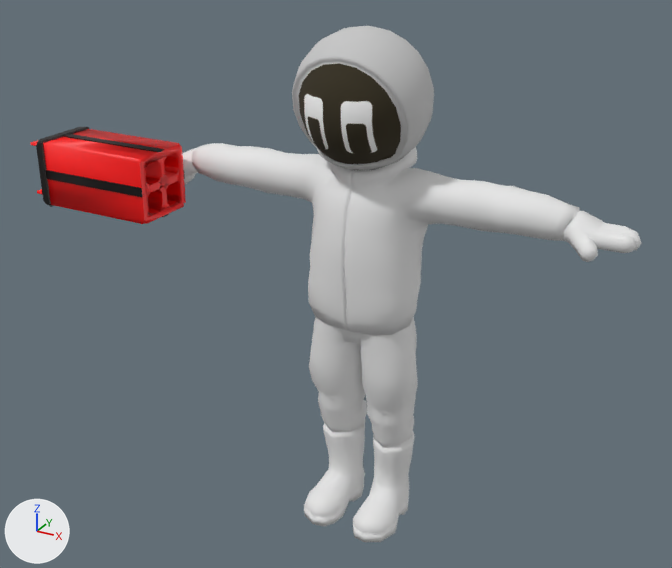
The FBX model Astromega/Assets/ra00.fbx as it was, and as the next commit left it.
One viewpoint serves both versions: a 50 mm lens placed at (6.26, -12.31, 10.39), pointed at (-0.53, 0.03, 4.22). The axes (+X, +Y, +Z) are drawn at lower left. The lights are the same throughout. The first picture is the older version. Where no turn or scale is listed for an object, it has been applied to the vertices. Vertices at exactly the same position are counted once.

In view in the first picture: 'Shooter', '_SK_astronautHelmet.103', '_SK_astronautPants.001', '_SK_astronautTorso.102'.
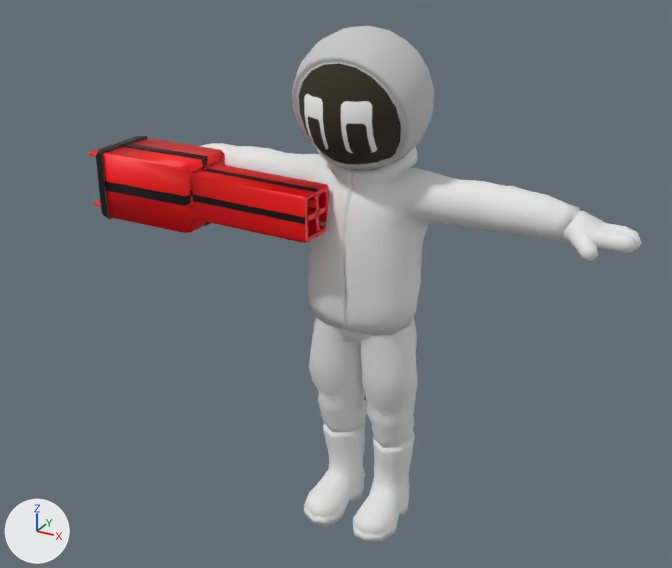
What changed in the scene script:
```text
Change me_fabulous_jarv__1__002:
    used by ob_shooter; location = (-5.41, -0.33, 5.24)
    remove me_fabulous_jarv__1__002.from_pydata(...)  # 369 vertices, 269 faces; spans x -0.36..2.17, y -1.12..0.72, z -0.04..1.12
    add me_fabulous_jarv__1__002.from_pydata(...)  # 600 vertices, 516 faces; spans x 0.94..5.04, y -1.12..0.72, z -0.04..1.12
    me_fabulous_jarv__1__002 part 1: the loose piece of 16 vertices spanning x -0.36..0.0, y -0.96..-0.6, z 0.1..0.12 is moved by (1.3, 0.0, 0.0)
    me_fabulous_jarv__1__002 part 2: a new loose piece of 564 vertices spanning x 0.94..5.04, y -1.12..0.03, z -0.04..1.12
    me_fabulous_jarv__1__002 part 3: 333 vertices removed from x -0.36..2.17, y -1.12..0.04, z -0.04..1.12
```

Boxes [x1, y1, x2, y2] around the edits, measured in the pictures (672 x 568 px; the box of a moved part takes in the faces that stretch with it):
'Shooter', reshaped: before [31, 127, 186, 224]; after [89, 136, 329, 243]
part 1 of me_fabulous_jarv__1__002, moved or reshaped (mostly hidden): before [37, 189, 43, 195]; after [94, 200, 101, 207]
part 2 of me_fabulous_jarv__1__002, added: after [89, 136, 329, 243]
part 3 of me_fabulous_jarv__1__002, deleted: before [31, 127, 186, 224]
